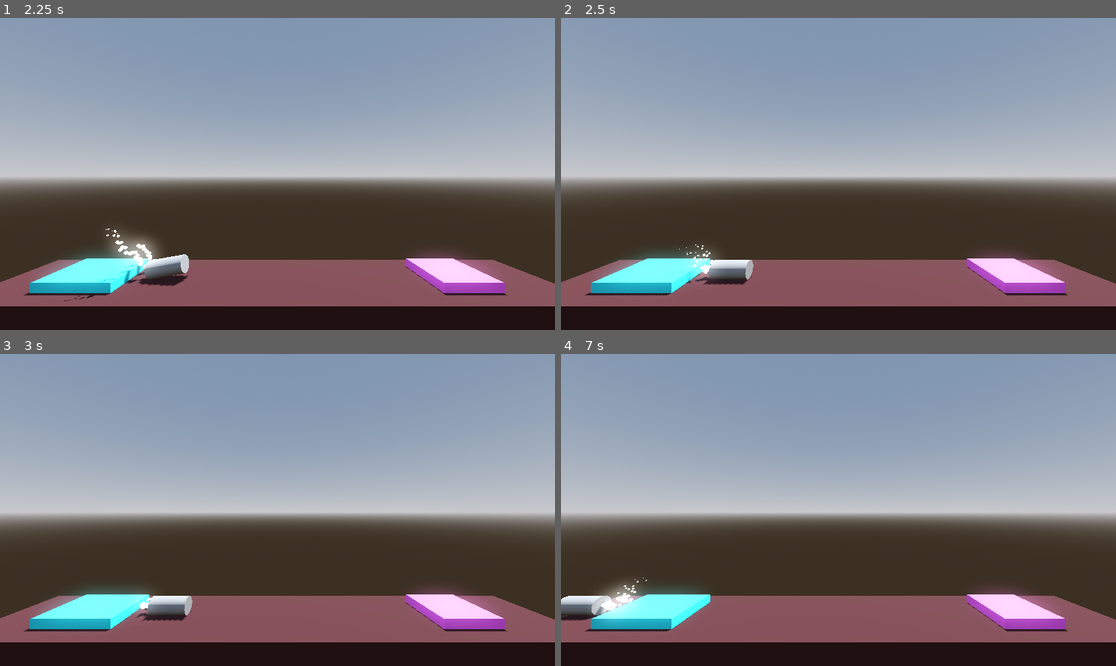
Above: before the commit, frames 1-4 (two rows, left to right).
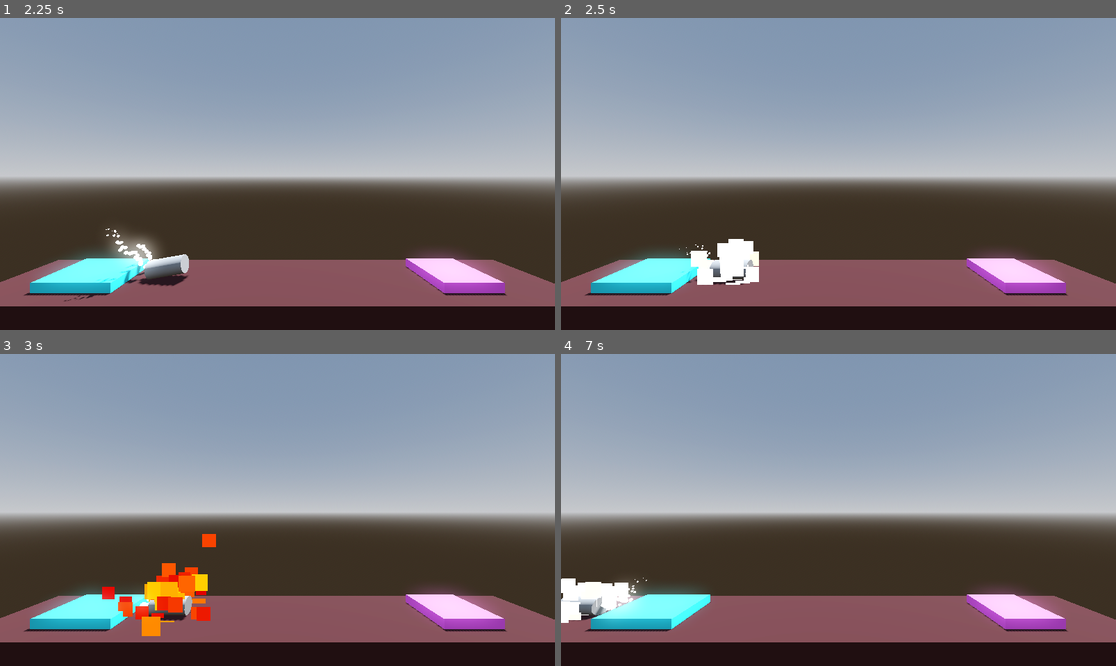
Above: after the commit, the same moments.

Repository: GRspot/ProjectBoost
Game: Godot game, scene res://level.tscn
Two runs of this game, one before a commit and one after it. Both use one fixed random seed, a clock stepped at 60 frames per second and the inputs below.
Inputs:
- Up to frame 1 (2.25 s): tap Enter at 0.5 s; hold Right (Rotate_right) 0.53-1.28 s; hold Space (Boost) 0.53-1.28 s; hold A (Rotate_left) 1.28-2.03 s; tap Space (Boost) at 1.35 s; hold Right (Rotate_right) from 2.03 s (still down); hold Space (Boost) from 2.03 s (still down)
- Up to frame 2 (2.5 s): keep holding Right (Rotate_right); keep holding Space (Boost)
- Up to frame 3 (3 s): keep holding Right (Rotate_right); release Space (Boost) at 2.78 s; tap Space (Boost) at 2.85 s
- Up to frame 4 (7 s): release Right (Rotate_right) at 3.53 s; hold Space (Boost) 3.53-4.28 s; hold A (Rotate_left) 3.53-5.78 s; tap Space (Boost) at 4.35, 5.85 s; hold Space (Boost) 5.03-5.78 s; hold Right (Rotate_right) from 5.78 s (still down); hold Space (Boost) from 6.53 s (still down)

Frame 1 is identical in both runs. In frame 2, 1.2% of the frame differs, in the area x 22-36%, y 70-86%; in frame 3, 2.0%, in the area x 18-39%, y 57-91%; in frame 4, 0.9%.

Commit message:
particles added

Diff:
--- a/Player.gd
+++ b/Player.gd
@@ -14,6 +14,8 @@
 @onready var booster_particles: GPUParticles3D = $BoosterParticles
 @onready var right_booster_particles: GPUParticles3D = $RightBoosterParticles
 @onready var left_booster_particles: GPUParticles3D = $LeftBoosterParticles
+@onready var explosion_particles: GPUParticles3D = $ExplosionParticles
+@onready var success_particles: GPUParticles3D = $SuccessParticles
 
 
 # Called every frame. 'delta' is the elapsed time since the previous frame.
@@ -56,6 +58,7 @@
 
 func crash_sequences() -> void:
 	print("BOOM!")
+	explosion_particles.emitting = true
 	explosion_audio.play()
 	set_process(false)
 	is_transitioning = true
@@ -65,6 +68,7 @@
 
 func complete_levet(next_level_file: String) ->void:
 	print("You win!")
+	success_particles.emitting = true
 	sucess_audio.play()
 	set_process(false)
 	is_transitioning = true
--- a/player.tscn
+++ b/player.tscn
@@ -1,10 +1,12 @@
-[gd_scene load_steps=8 format=3 uid="uid://cf4rnh76i4xod"]
+[gd_scene load_steps=10 format=3 uid="uid://cf4rnh76i4xod"]
 
 [ext_resource type="Script" path="res://Player.gd" id="1_5am13"]
 [ext_resource type="AudioStream" uid="uid://cs1spyey7rir8" path="res://Audio/SFX - Death Explosion.ogg" id="2_xgixq"]
 [ext_resource type="AudioStream" uid="uid://dty7pvcgf1g5h" path="res://Audio/SFX - Success.ogg" id="3_iw315"]
 [ext_resource type="AudioStream" uid="uid://3grdli5usww0" path="res://Audio/SFX - Main engine thrust.ogg" id="4_fq7p3"]
 [ext_resource type="PackedScene" uid="uid://ux6ivcx1ovdp" path="res://Particles/booster_particles.tscn" id="5_32h3h"]
+[ext_resource type="PackedScene" uid="uid://dcecb8hw7dbrv" path="res://Particles/explosion_particles.tscn" id="6_a5ljb"]
+[ext_resource type="PackedScene" uid="uid://jfwajmrh6ca7" path="res://Particles/success_particles.tscn" id="7_5u6vg"]
 
 [sub_resource type="CylinderMesh" id="CylinderMesh_kuw4o"]
 
@@ -49,4 +51,8 @@
 transform = Transform3D(1, 0, 0, 0, 1, 0, 0, 0, 1, 0, -1.0214, -0.791714)
 emitting = true
 
+[node name="ExplosionParticles" parent="." instance=ExtResource("6_a5ljb")]
+
+[node name="SuccessParticles" parent="." instance=ExtResource("7_5u6vg")]
+
 [connection signal="body_entered" from="." to="." method="_on_body_entered"]
Not shown: 1 places in Particles/success_particles.tscn that only renumber resources
